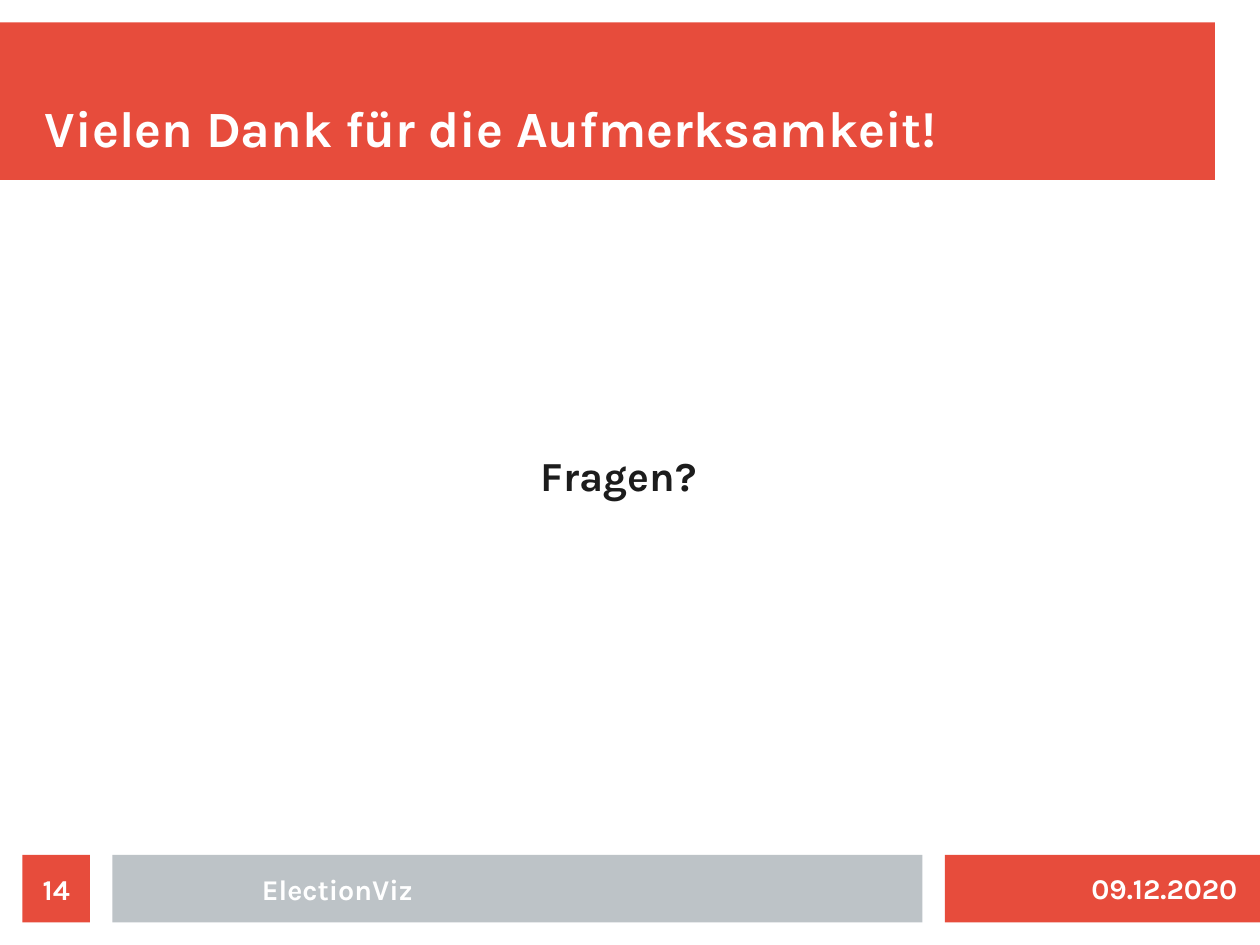
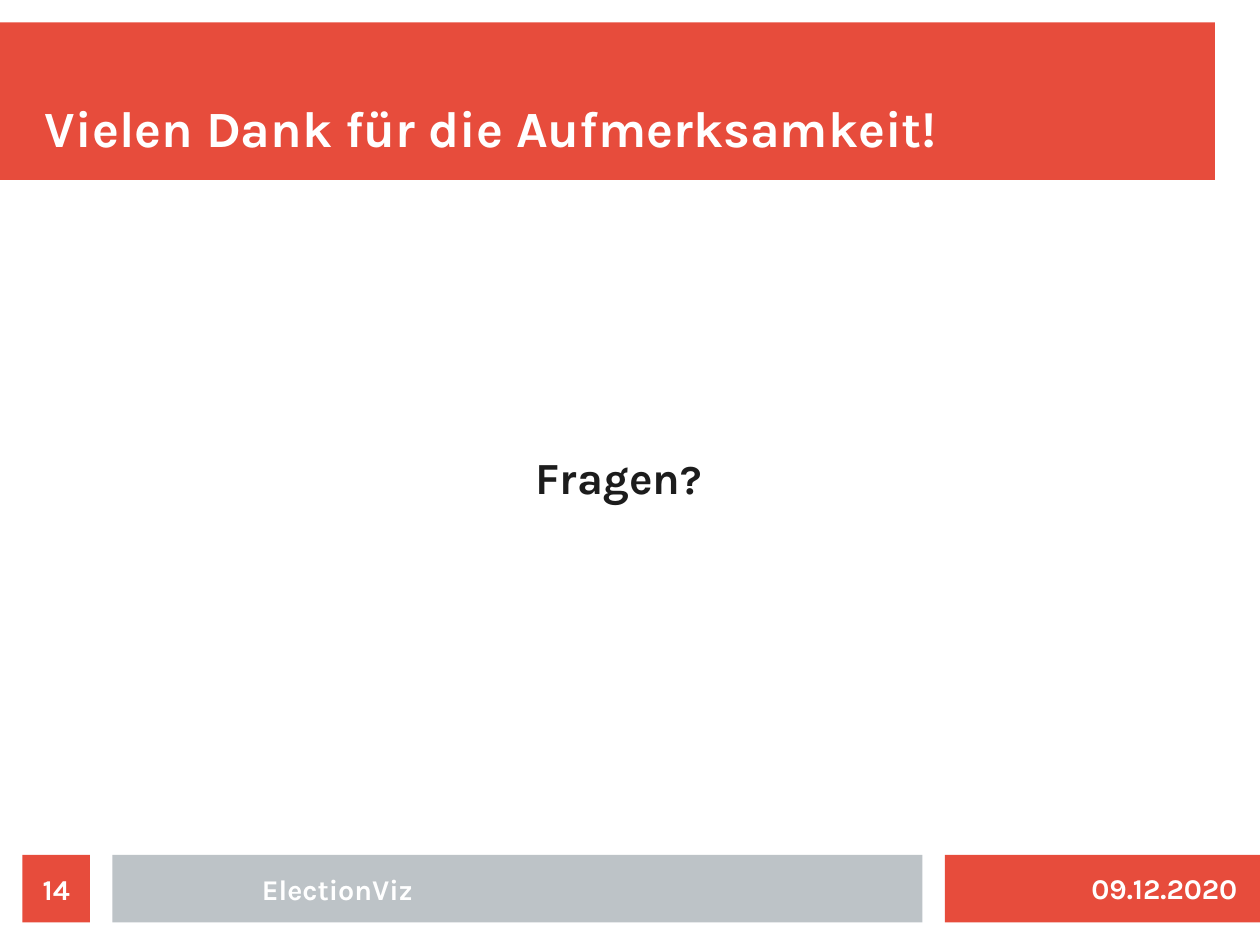
Before and after one commit to fziegner/election-visualization, a slide deck: slide 14 of slides_wcm_abschlusspraesentation.odp. Drawn at 1260x945 pixels with LibreOffice and Linux fonts; fonts in the diff are those of the drawing. Boxes give left, top, right and bottom in pixels: in the first picture for what was removed or moved away, otherwise in the second. Text is boxed around its words. In the diff, an @@ line names an element or a change of style, - is before the commit and + after.

```diff
--- a/slides_wcm_abschlusspraesentation.odp
+++ b/slides_wcm_abschlusspraesentation.odp
@@ text "Fragen?" at [536, 465, 681, 505]: size 26 to 28 pt in "Fragen?" @@
```
Also in this commit, not shown: 7 other slides changed.
